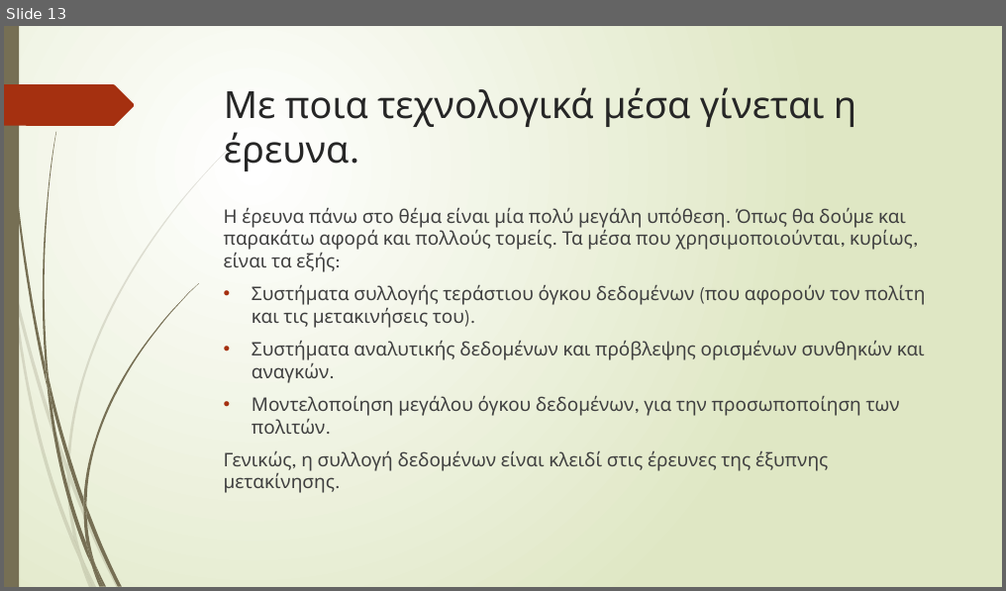
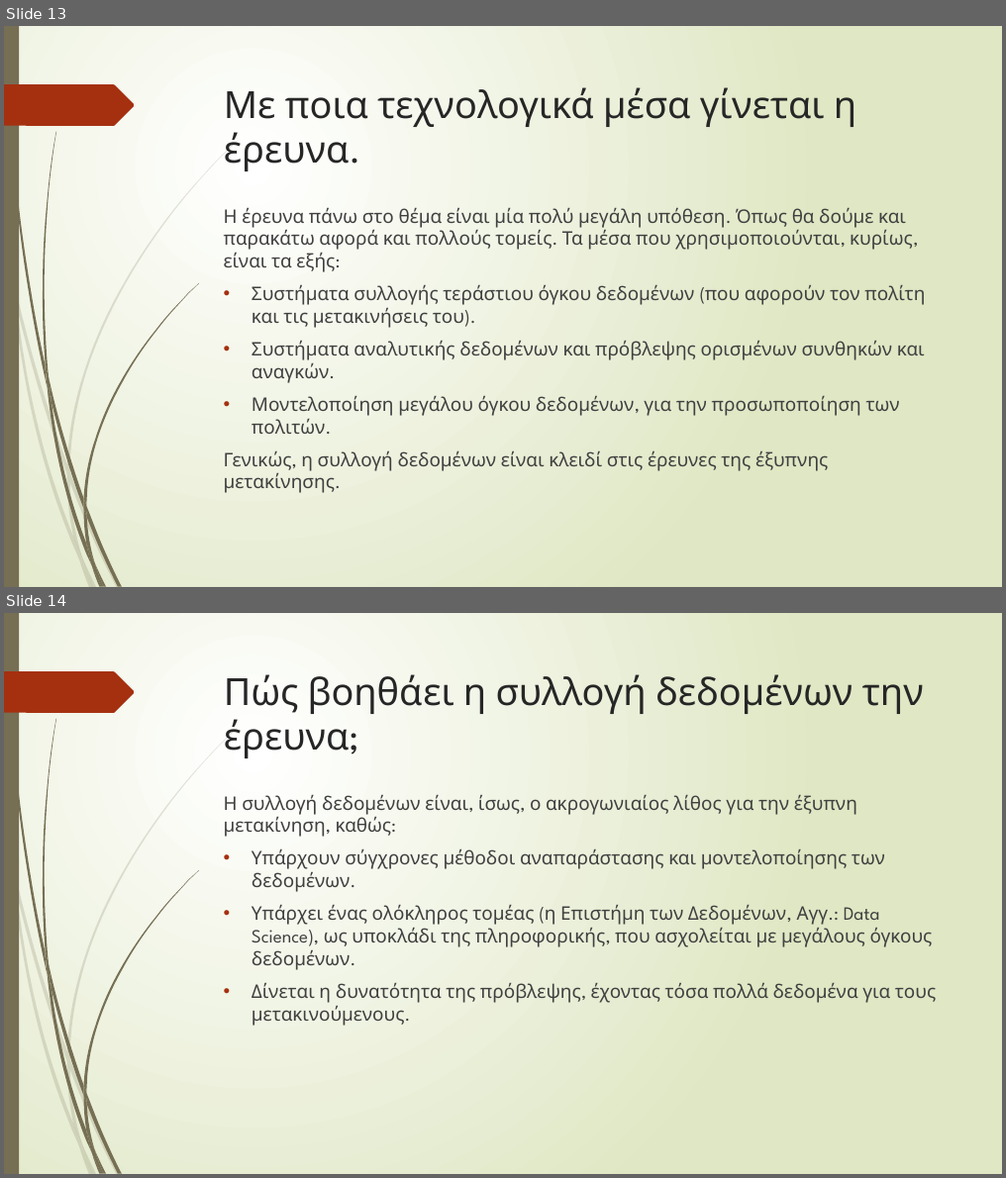
Before and after one commit to GeorgeMC2610/Contiki-Cooja-Simulations, a slide deck: final/p19204.pptx. Shown one above the other, each under a label of ours: slide 13 before the commit, slides 13 and 14 after it. The pictures are 1006x591 and 1006x1178 pixels, drawn with LibreOffice and Linux fonts; fonts in the diff are those of the drawing. Boxes give left, top, right and bottom in pixels: in the first picture for what was removed or moved away, otherwise in the second. Text is boxed around its words. In the diff, an @@ line names an element or a change of style, - is before the commit and + after.

Commit message:
τώρα θα βάλω τους τομείς

```diff
--- a/final/p19204.pptx
+++ b/final/p19204.pptx
@@ slide 14 added at (x1=4, y1=613, x2=1002, y2=1174), background gradient #FFFFFF to #DFE8C4; not listed: 24 template elements that a slide beside it also shows @@
@@ title added at (x1=224, y1=674, x2=924, y2=759), 36 pt, text #262626 @@
+Πώς βοηθάει η συλλογή δεδομένων την έρευνα;
@@ text added at (x1=224, y1=794, x2=936, y2=1026), 18 pt, text #404040 @@
+Η συλλογή δεδομένων είναι, ίσως, ο ακρογωνιαίος λίθος για την έξυπνη μετακίνηση, καθώς:
+• Υπάρχουν σύγχρονες μέθοδοι αναπαράστασης και μοντελοποίησης των δεδομένων.
+• Υπάρχει ένας ολόκληρος τομέας (η Επιστήμη των Δεδομένων, Αγγ.: Data Science), ως υποκλάδι της πληροφορικής, που ασχολείται με μεγάλους όγκους δεδομένων.
+• Δίνεται η δυνατότητα της πρόβλεψης, έχοντας τόσα πολλά δεδομένα για τους μετακινούμενους.
```
Also in this commit, not shown: 1 other slide added, 1 slide removed.
